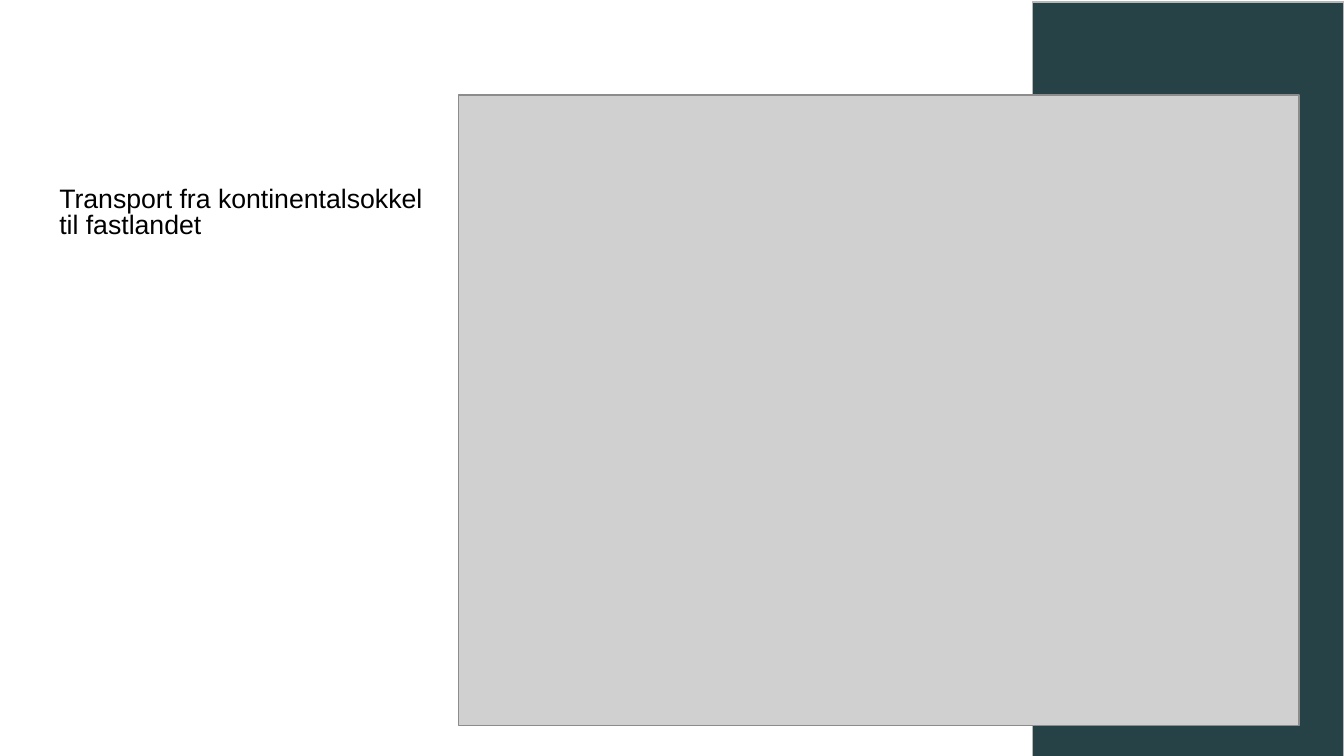
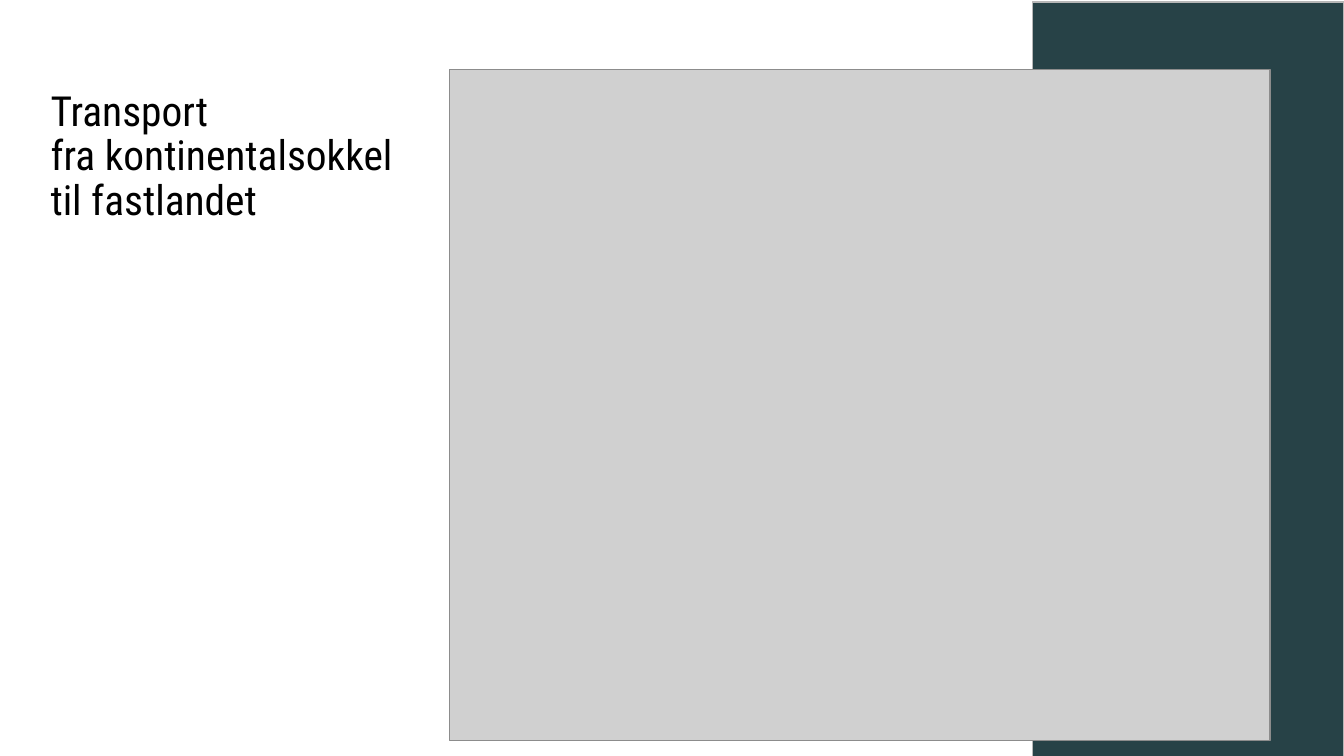
Before and after one commit to nori-parelius/InnenlandskTransport, a slide deck: slide 9 of SSB.odp. Drawn at 1344x756 pixels with LibreOffice and Linux fonts; fonts in the diff are those of the drawing; grey boxes stand for pictures. Boxes give left, top, right and bottom in pixels: in the first picture for what was removed or moved away, otherwise in the second. Text is boxed around its words. In the diff, an @@ line names an element or a change of style, - is before the commit and + after.

```diff
--- a/SSB.odp
+++ b/SSB.odp
@@ title "Transport fra kontinentalsokkel til fastlandet" moved from (x1=59, y1=188, x2=422, y2=235) to (x1=51, y1=96, x2=393, y2=216) @@
@@ title "Transport fra kontinentalsokkel til fastlandet" at (x1=51, y1=96, x2=393, y2=216): size 14.2 to 22.2 pt, font Arial to Roboto Condensed; line spacing 0.8 to 0.9 @@
@@ picture resized from (x1=458, y1=95, x2=1298, y2=726) to (x1=450, y1=70, x2=1270, y2=741) @@
```
Also in this commit, not shown: 11 other slides changed, 12 other files.
